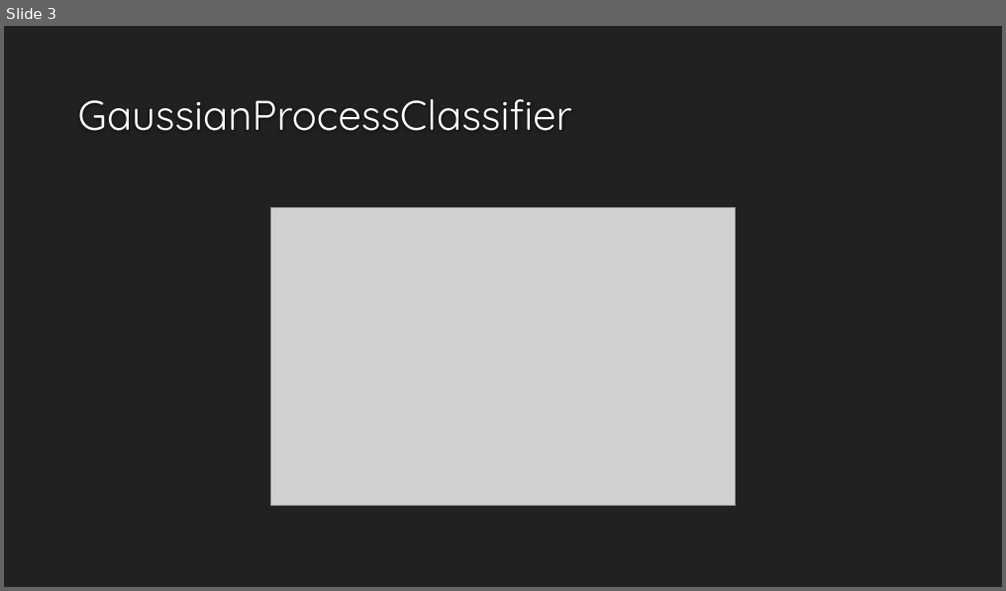
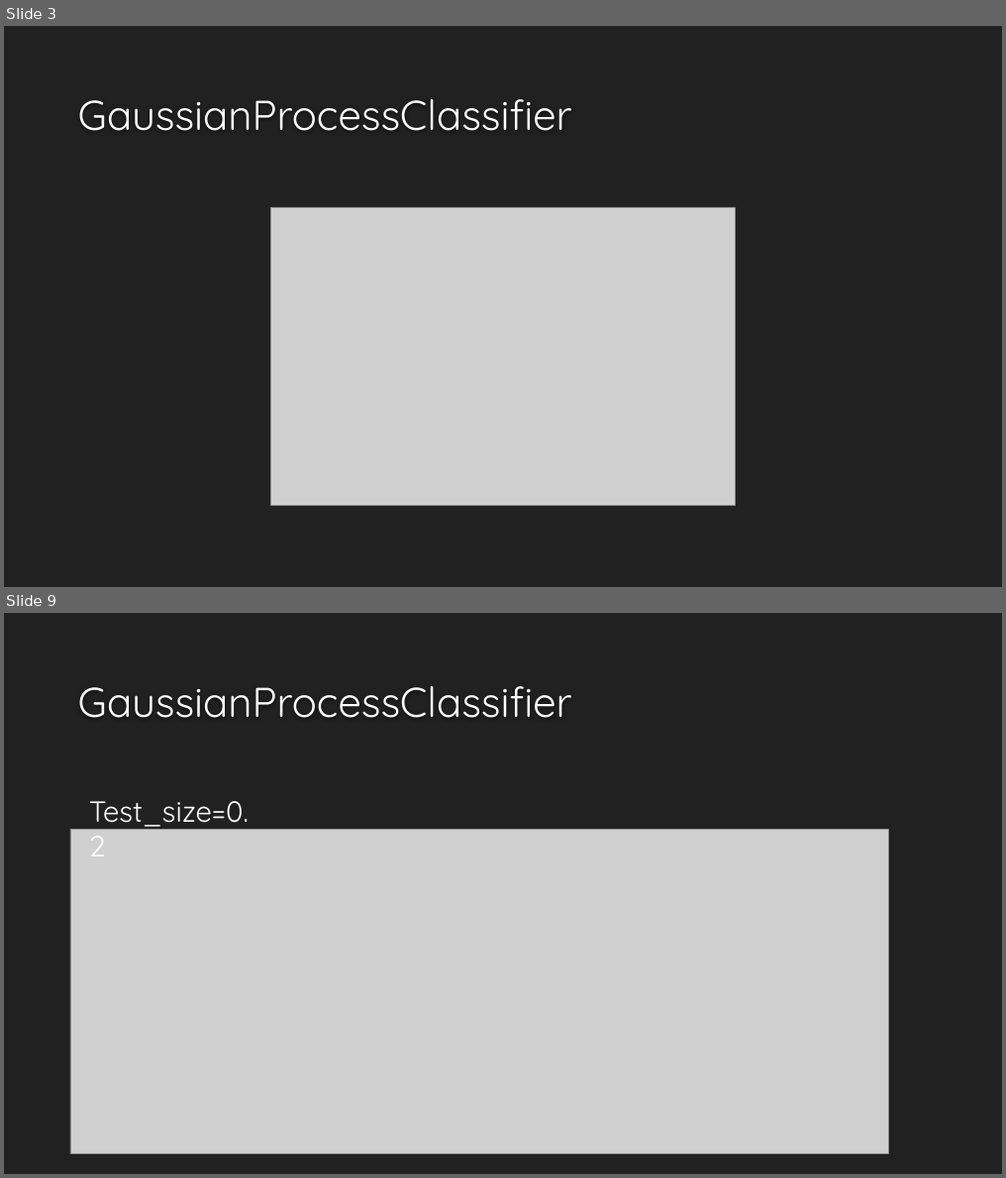
Before and after one commit to u0524809/cloud_computing, a slide deck: cloud_computing_mid.pptx. Shown one above the other, each under a label of ours: slide 3 before the commit, slides 3 and 9 after it; the slides between them are not shown. The pictures are 1006x591 and 1006x1178 pixels, drawn with LibreOffice and Linux fonts; fonts in the diff are those of the drawing; grey boxes stand for pictures; background and template pictures are left out. Boxes give left, top, right and bottom in pixels: in the first picture for what was removed or moved away, otherwise in the second. Text is boxed around its words. In the diff, an @@ line names an element or a change of style, - is before the commit and + after.

```diff
--- a/cloud_computing_mid.pptx
+++ b/cloud_computing_mid.pptx
@@ slide 9 added at bbox=[4, 613, 1002, 1174], background #212121 @@
@@ title added at bbox=[78, 686, 572, 718], 40 pt, text #FEFEFE @@
+GaussianProcessClassifier
@@ text added at bbox=[89, 801, 249, 857], 28 pt, text #FFFFFF @@
+Test_size=0.2
@@ picture added at bbox=[70, 830, 889, 1155] @@
```
Also in this commit, not shown: 3 slides changed, 3 other slides added, 2 slides removed.
